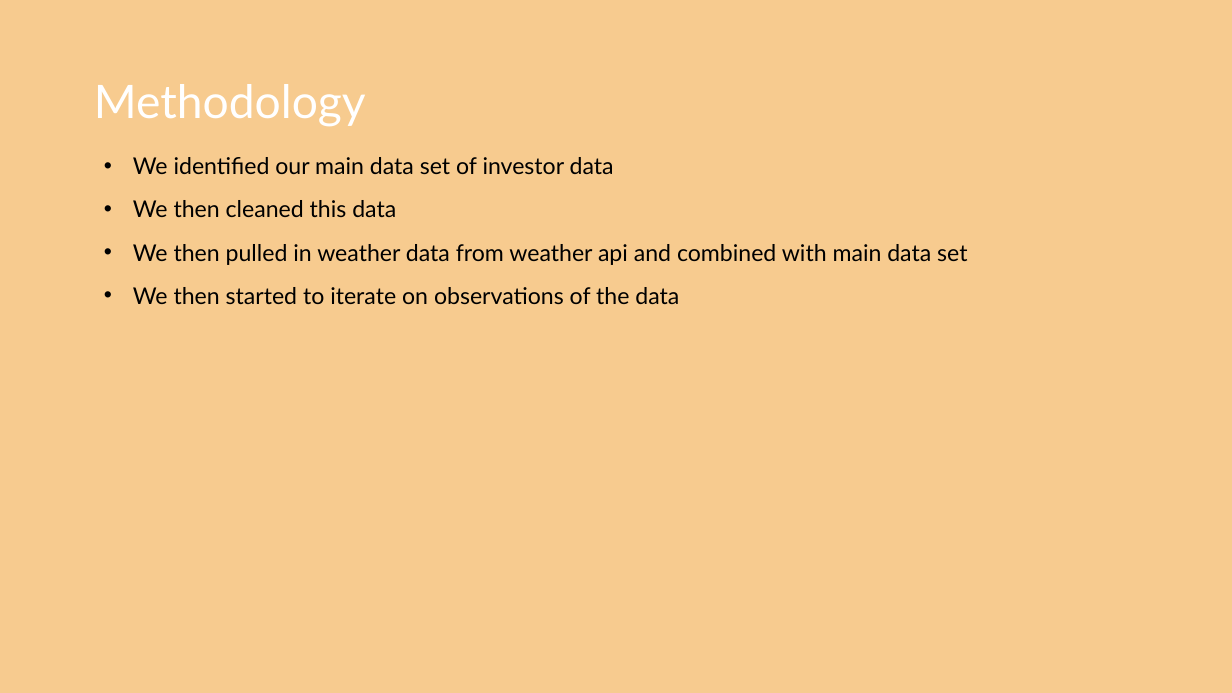
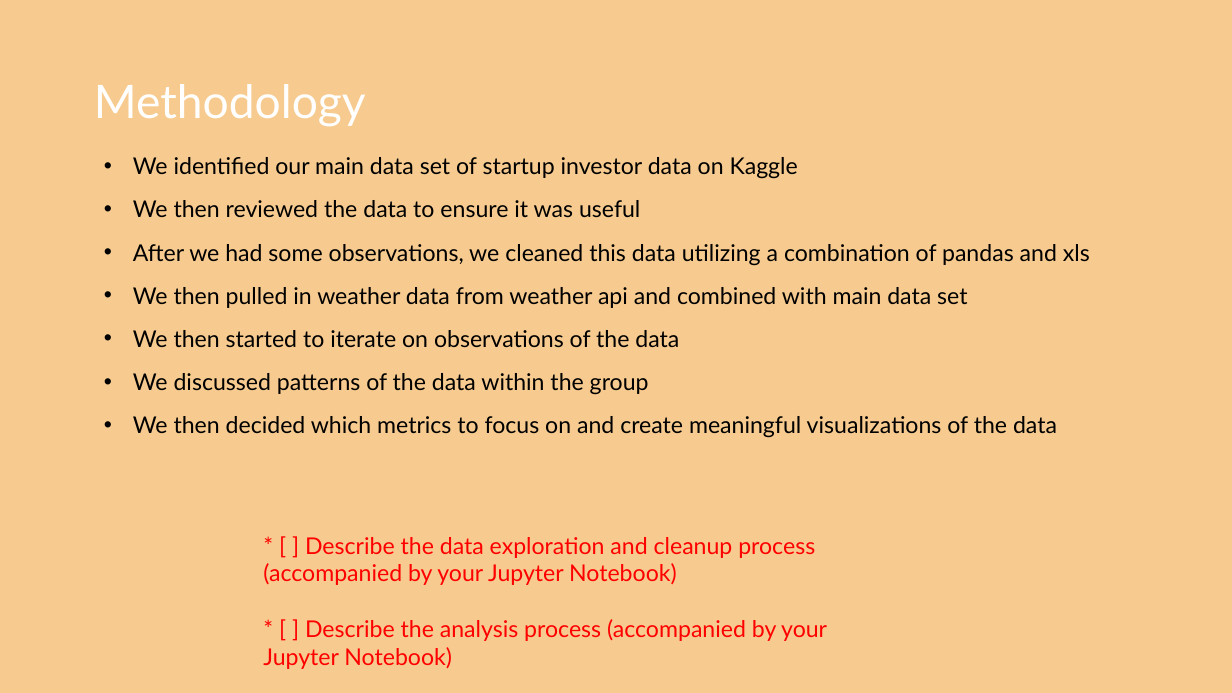
Before and after one commit to CharlesPBiggar/Data-Analytics-Project-1, a slide deck: slide 5 of Presentation/GiterDun Presentation.pptx. Drawn at 1232x693 pixels with LibreOffice and Linux fonts; fonts in the diff are those of the drawing; background and template pictures are left out. Boxes give left, top, right and bottom in pixels: in the first picture for what was removed or moved away, otherwise in the second. Text is boxed around its words. In the diff, an @@ line names an element or a change of style, - is before the commit and + after.

Commit message:
updating presentation after group call

```diff
--- a/Presentation/GiterDun Presentation.pptx
+++ b/Presentation/GiterDun Presentation.pptx
@@ text at <box>133,157,1090,266</box>: text changed @@
-• We identified our main data set of investor data
-• We then cleaned this data
+• We identified our main data set of startup investor data on Kaggle
+• We then reviewed the data to ensure it was useful
+• After we had some observations, we cleaned this data utilizing a combination of pandas and xls
@@ text at <box>133,373,1057,438</box>: paragraphs added @@
+• We discussed patterns of the data within the group
+• We then decided which metrics to focus on and create meaningful visualizations of the data
@@ text added at <box>263,537,827,669</box>, 18 pt, text #FF0000 @@
+* [ ] Describe the data exploration and cleanup process (accompanied by your Jupyter Notebook)
+* [ ] Describe the analysis process (accompanied by your Jupyter Notebook)
```
Also in this commit, not shown: 2 other slides changed, 1 slide added.
